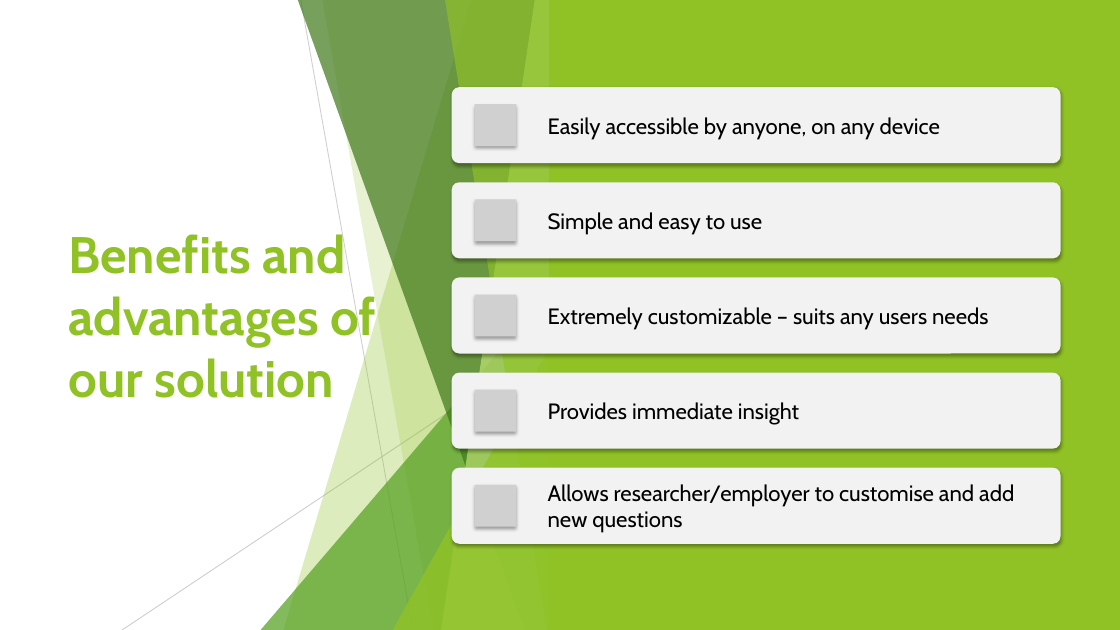
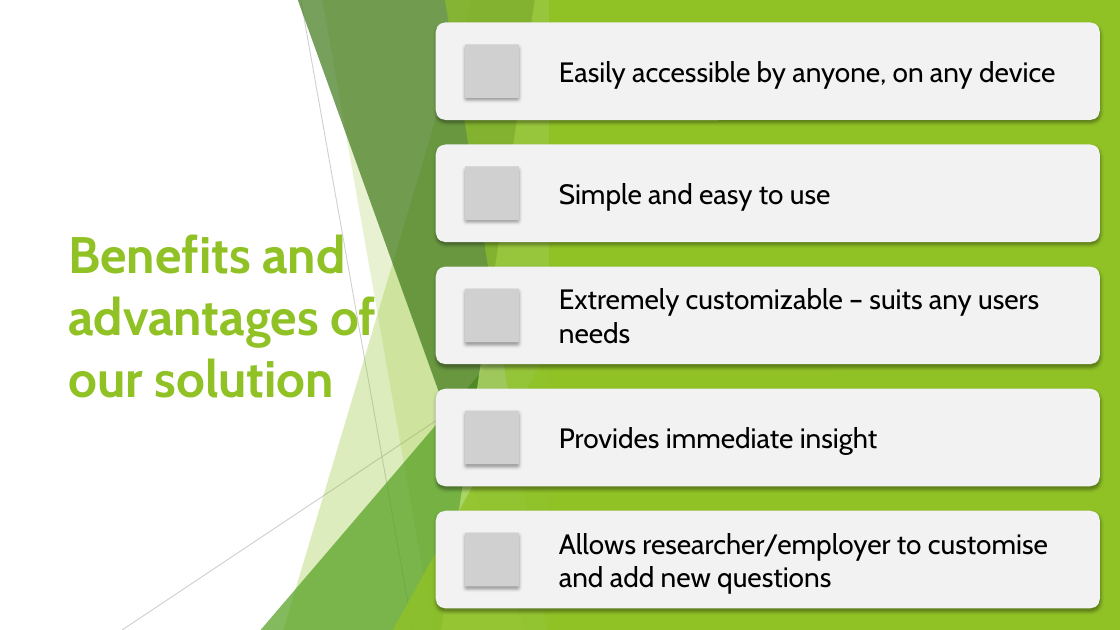
Before and after one commit to London18/team-21, a slide deck: slide 5 of resources/Code for Good - Presentation.pptx. Drawn at 1120x630 pixels with LibreOffice and Linux fonts; fonts in the diff are those of the drawing; grey boxes stand for pictures. Boxes give left, top, right and bottom in pixels: in the first picture for what was removed or moved away, otherwise in the second. Text is boxed around its words. In the diff, an @@ line names an element or a change of style, - is before the commit and + after.

```diff
--- a/resources/Code for Good - Presentation.pptx
+++ b/resources/Code for Good - Presentation.pptx
@@ rounded rectangle: place and size @@
-rounded rectangle at [452, 87, 1061, 164]
+rounded rectangle at [436, 23, 1101, 120]
@@ size 19 to 24 pt; more space between paragraphs in 5 elements at [559, 288, 1039, 344], [559, 427, 877, 455], [559, 183, 831, 210], [559, 533, 1048, 594], [559, 61, 1055, 88] @@
@@ text "Easily accessible by anyone, on ...": place and size @@
-text "Easily accessible by anyone, on ..." at [548, 117, 940, 140]
+text "Easily accessible by anyone, on ..." at [559, 61, 1055, 88]
@@ picture: place and size @@
-picture at [475, 104, 517, 146]
+picture at [465, 45, 519, 98]
@@ rounded rectangle: place and size @@
-rounded rectangle at [452, 182, 1061, 259]
+rounded rectangle at [436, 145, 1101, 242]
@@ text "Simple and easy to use": place and size @@
-text "Simple and easy to use" at [548, 212, 762, 235]
+text "Simple and easy to use" at [559, 183, 831, 210]
@@ picture: place and size @@
-picture at [475, 199, 517, 241]
+picture at [465, 166, 519, 220]
@@ rounded rectangle: place and size @@
-rounded rectangle at [452, 277, 1061, 354]
+rounded rectangle at [436, 266, 1101, 364]
@@ text "Extremely customizable – suits any ...": place and size @@
-text "Extremely customizable – suits any ..." at [548, 307, 988, 330]
+text "Extremely customizable – suits any ..." at [559, 288, 1039, 344]
@@ picture: place and size @@
-picture at [475, 295, 517, 337]
+picture at [465, 288, 519, 342]
@@ rounded rectangle: place and size @@
-rounded rectangle at [452, 373, 1061, 450]
+rounded rectangle at [436, 389, 1101, 486]
@@ text "Provides immediate insight": place and size @@
-text "Provides immediate insight" at [548, 402, 799, 425]
+text "Provides immediate insight" at [559, 427, 877, 455]
@@ picture added at [465, 411, 519, 465] @@
@@ picture removed at [475, 390, 517, 432] @@
@@ picture removed at [475, 485, 517, 527] @@
@@ rounded rectangle: place and size @@
-rounded rectangle at [452, 468, 1061, 544]
+rounded rectangle at [436, 511, 1101, 608]
@@ picture added at [465, 533, 519, 586] @@
@@ text "Allows researcher/employer to customise and ...": place and size @@
-text "Allows researcher/employer to customise and ..." at [548, 484, 1014, 533]
+text "Allows researcher/employer to customise and ..." at [559, 533, 1048, 594]
```
Also in this commit, not shown: 3 other slides changed.
